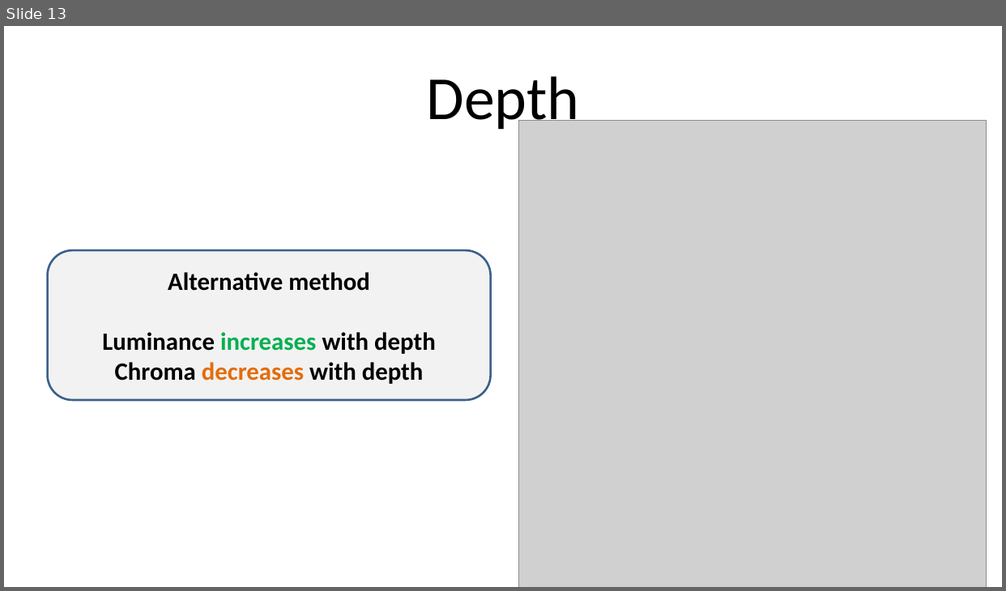
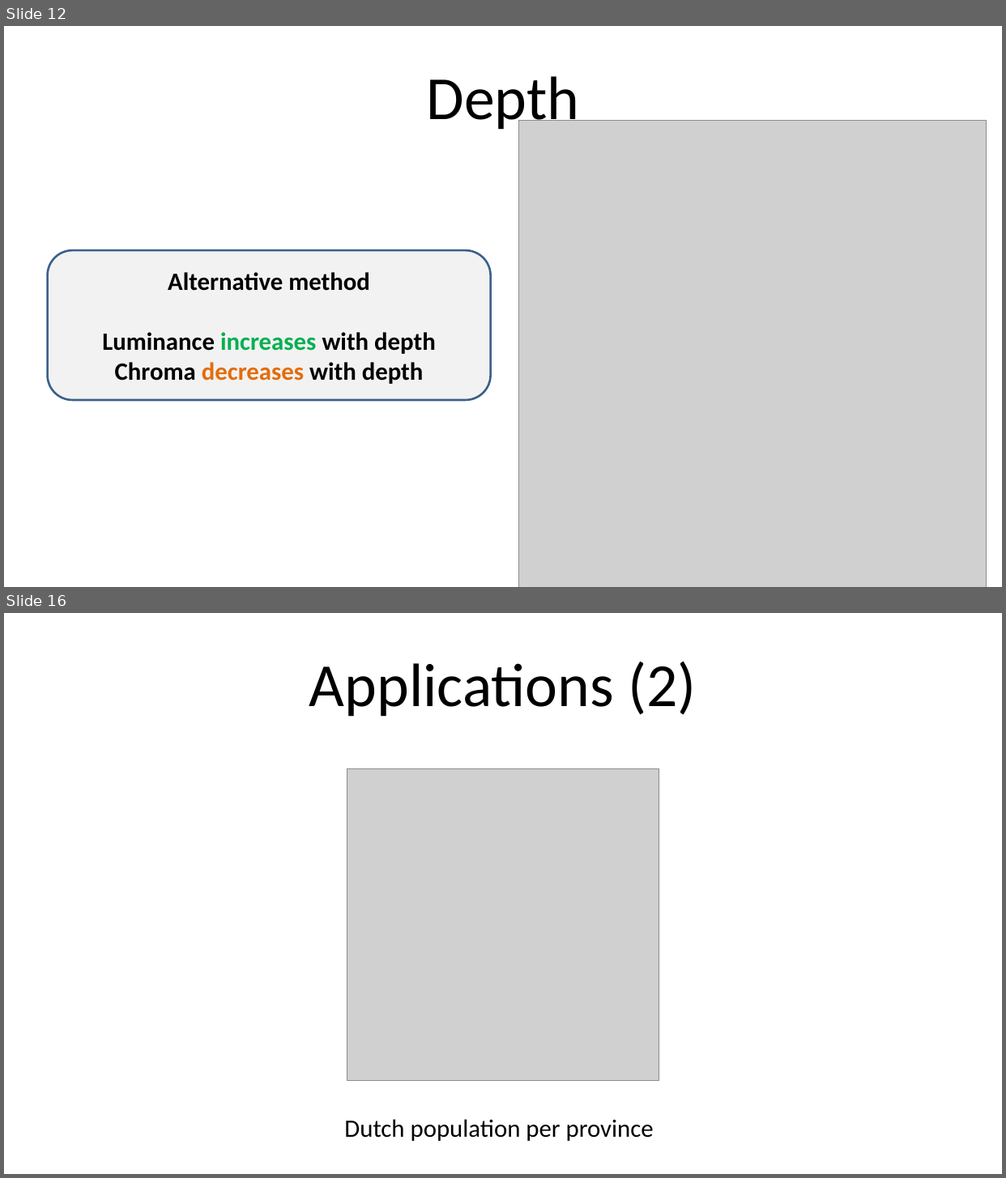
Before and after one commit to mtennekes/hierCols, a slide deck: presentation/TreeColors_pres.pptx. Shown one above the other, each under a label of ours: slide 13 before the commit, slides 12 and 16 after it; the slides between them are not shown. The pictures are 1006x591 and 1006x1178 pixels, drawn with LibreOffice and Linux fonts; fonts in the diff are those of the drawing; grey boxes stand for pictures. Boxes give left, top, right and bottom in pixels: in the first picture for what was removed or moved away, otherwise in the second. Text is boxed around its words. In the diff, an @@ line names an element or a change of style, - is before the commit and + after.

```diff
--- a/presentation/TreeColors_pres.pptx
+++ b/presentation/TreeColors_pres.pptx
@@ slide 16 added at <box>4,613,1002,1174</box>, background #FFFFFF @@
@@ title added at <box>309,662,696,717</box>, 59 pt, text #000000 @@
+Applications (2)
@@ picture added at <box>347,769,659,1081</box> @@
@@ text added at <box>344,1119,654,1141</box>, 24 pt, text #000000 @@
+Dutch population per province
@@ what was slide 13 is now slide 12 @@
```
Also in this commit, not shown: 5 slides changed, 7 other slides added, 3 slides removed, 17 other files.
